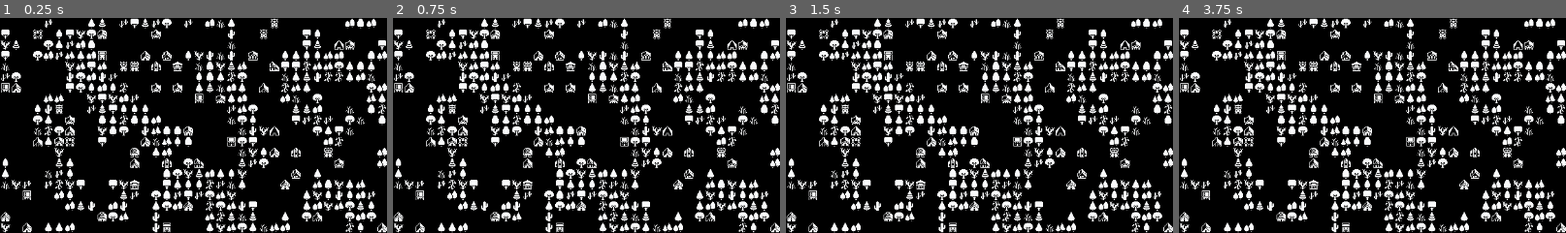
Above: before the commit, frames 1-4 (left to right).
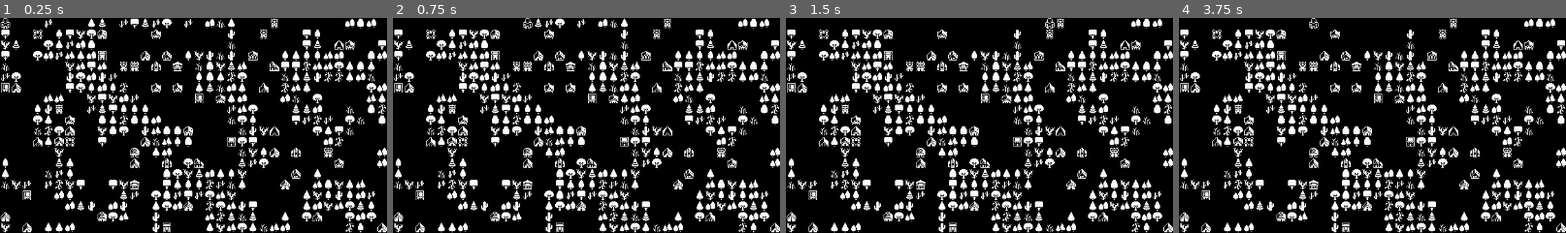
Above: after the commit, the same moments.

Repository: Zishan-Rahman/GD4NoiseRPG
Game: Godot game, scene res://tile_map.tscn
Same seed, same stepped clock (60 frames per second), same inputs: the game is played once before the commit and once after it.
Inputs:
- Up to frame 1 (0.25 s): no input
- Up to frame 2 (0.75 s): tap Enter at 0.5 s; hold Right (ui_right) from 0.53 s (still down)
- Up to frame 3 (1.5 s): tap Space at 1.25 s; release Right (ui_right) at 1.28 s; hold Down (ui_down) from 1.28 s (still down)
- Up to frame 4 (3.75 s): tap Enter at 2, 3.5 s; release Down (ui_down) at 2.03 s; hold Right (ui_right) 2.03-2.78 s; tap Space at 2.75 s; hold Up (ui_up) 2.78-3.53 s; hold Left (ui_left) from 3.53 s (still down)
The pictures show only the part of the screen within x 0-50%, y 0-50%; the shares and areas given below are measured in that part.

The runs differ from the first frame. In frame 1, less than 0.1% of the frame differs, in the area x 0-3%, y 0-5%; in frame 2, 0.3%; in frame 3, 0.7%, in the area x 11-70%, y 0-5%; in frame 4, 0.7%.

Commit message:
Add player to game
TODO: Slow down movement (somehow)

Diff:
--- a/tile_map.gd
+++ b/tile_map.gd
@@ -44,6 +44,8 @@
 	Vector2i(3,2),
 	Vector2i(4,2)
 ]
+const PLAYER_SPRITE: Vector2i = Vector2i(24, 7)
+var player_placement_cell: Vector2i
 
 @onready var NoiseSprite: Sprite2D = $Sprite2D
 @export_range(-1.0, 1.0) var tree_cap: float = -0.048
@@ -58,6 +60,31 @@
 	paint_tiles()
 	var new_time: float = Time.get_ticks_msec() - start_time
 	print("Time taken: " + str(new_time) + "ms")
+	place_player()
+
+func _get_player_placement_cell() -> Vector2i:
+	return Vector2i(randi() % x_tile_range, randi() % y_tile_range)
+
+func place_player():
+	while get_used_cells(0).has(player_placement_cell):
+		player_placement_cell = _get_player_placement_cell()
+	set_cell(0, player_placement_cell, 0, PLAYER_SPRITE)
+
+func _is_not_out_of_bounds(cell: Vector2i) -> bool:
+	return cell.x >= 0 and cell.x < x_tile_range and cell.y >= 0 and cell.y < y_tile_range
+
+func _physics_process(_delta):
+	var previous_cell: Vector2i = player_placement_cell
+	var direction: Vector2i = Vector2i.ZERO
+	if Input.is_action_pressed("ui_up"): direction = Vector2i.UP
+	elif Input.is_action_pressed("ui_down"): direction = Vector2i.DOWN
+	elif Input.is_action_pressed("ui_left"): direction = Vector2i.LEFT
+	elif Input.is_action_pressed("ui_right"): direction = Vector2i.RIGHT
+	var new_placement_cell: Vector2i = player_placement_cell + direction
+	if (not get_used_cells(0).has(new_placement_cell) or trees.has(get_cell_atlas_coords(0, new_placement_cell))) and _is_not_out_of_bounds(new_placement_cell):
+		player_placement_cell = new_placement_cell
+		set_cell(0, previous_cell, 0)
+		set_cell(0, player_placement_cell, 0, PLAYER_SPRITE)
 
 func paint_tiles():
 	for x in range(x_tile_range):
--- a/tile_map.tscn
+++ b/tile_map.tscn
@@ -1097,6 +1097,7 @@
 noise = SubResource("FastNoiseLite_fsyqk")
 
 [node name="TileMap" type="TileMap"]
+texture_filter = 1
 tile_set = SubResource("TileSet_qtrb6")
 format = 2
 script = ExtResource("2_o1dn1")
